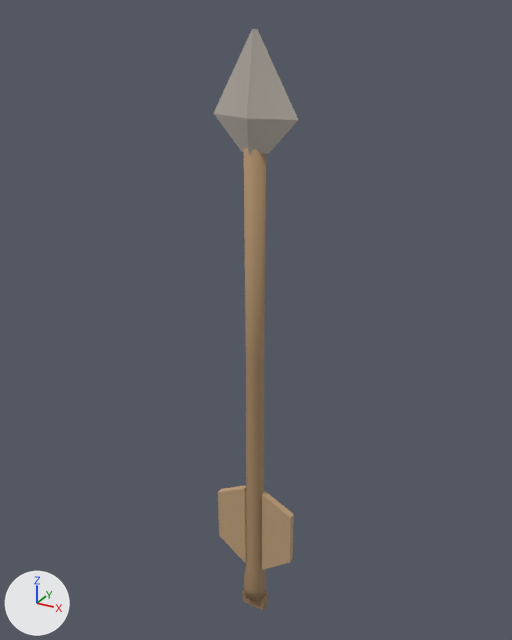
What one commit did to the glTF model assets/items/arrow/model.glb.
One viewpoint serves both versions: a 50 mm camera at (0.35, -0.635, 0.368) aimed at (-0.009, 0.019, 0.041). The lights are fixed; the arrows at lower left show +X, +Y and +Z. The first picture is the older version. Vertices at exactly the same position are counted once.

Script lines for the objects in view, before the commit:
```python
me_arrow = bpy.data.meshes.new('arrow')
me_arrow.from_pydata(...)  # 66 vertices, 114 faces; spans x -0.052..0.052, y -0.016..0.016, z -0.366..0.35
# faces by material slot: [92, 22]
me_arrow.materials.append(mat_arrow_grip)
me_arrow.materials.append(mat_arrow_head)
ob_arrow = bpy.data.objects.new('arrow', me_arrow)
ob_arrow.location = (0.0, 0.0, 0.0)
```
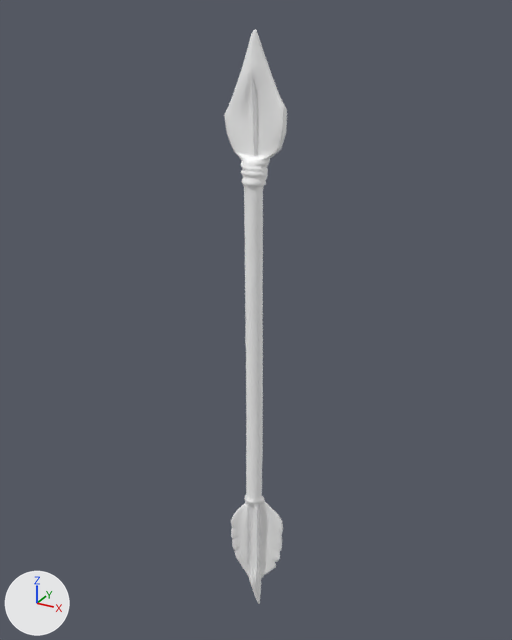
Edits to the bpy script that builds the scene:
```text
Add mat_defaultmaterial:
    mat_defaultmaterial = bpy.data.materials.new('DefaultMaterial')
    mat_defaultmaterial.use_nodes = True; mat_defaultmaterial.node_tree.nodes.clear()
    _N = mat_defaultmaterial.node_tree.nodes; _L = mat_defaultmaterial.node_tree.links
    n0 = _N.new('ShaderNodeOutputMaterial'); n0.name = 'Material Output'
    n1 = _N.new('ShaderNodeBsdfPrincipled'); n1.name = 'Principled BSDF'
    n2 = _N.new('ShaderNodeVertexColor'); n2.name = 'Color Attribute'
    _L.new(n1.outputs[0], n0.inputs[0])  # 'BSDF' to 'Surface'
    _L.new(n2.outputs[0], n1.inputs[0])  # 'Color' to 'Base Color'
Change me_arrow:
    used by ob_arrow; location = (0.0, 0.0, 0.0)
    remove me_arrow.from_pydata(...)  # 66 vertices, 114 faces; spans x -0.052..0.052, y -0.016..0.016, z -0.366..0.35
    remove me_arrow.materials.append(mat_arrow_grip)
    remove me_arrow.materials.append(mat_arrow_head)
    add me_arrow.from_pydata(...)  # 4781 vertices, 9590 faces; spans x -0.033..0.039, y -0.021..0.02, z -0.366..0.35
    me_arrow part 1: the loose piece of 30 vertices spanning x -0.017..0.017, y -0.015..0.015, z -0.35..0.24 is rebuilt with 4781 vertices and now spans x -0.033..0.039, y -0.021..0.02, z -0.366..0.35, in mat_defaultmaterial
    me_arrow part 2: the loose piece of 12 vertices spanning x -0.048..0.048, y -0.016..0.016, z 0.235..0.35 is deleted
    me_arrow part 3: the loose piece of 8 vertices spanning x 0.012..0.052, y -0.004..0.004, z -0.3..-0.18 is deleted
    me_arrow part 4: the loose piece of 8 vertices spanning x -0.052..-0.012, y -0.004..0.004, z -0.3..-0.18 is deleted
    me_arrow part 5: the loose piece of 8 vertices spanning x -0.016..0.016, y -0.006..0.006, z -0.366..-0.346 is deleted
    add me_arrow.materials.append(mat_defaultmaterial)
```

Location of each change, [x1, y1, x2, y2] in pixels of the pictures (512 x 640 px):
'arrow', reshaped, recoloured (25% narrower): before [214, 29, 298, 610]; after [224, 29, 287, 604]
part 1 of me_arrow, rebuilt (178% wider, 27% taller): before [244, 148, 266, 602]; after [224, 29, 287, 604]
part 2 of me_arrow, deleted: before [214, 29, 298, 154]
part 3 of me_arrow, deleted (brown): before [262, 491, 294, 570]
part 4 of me_arrow, deleted (brown): before [218, 485, 246, 563]
part 5 of me_arrow, deleted: before [242, 589, 268, 610]
